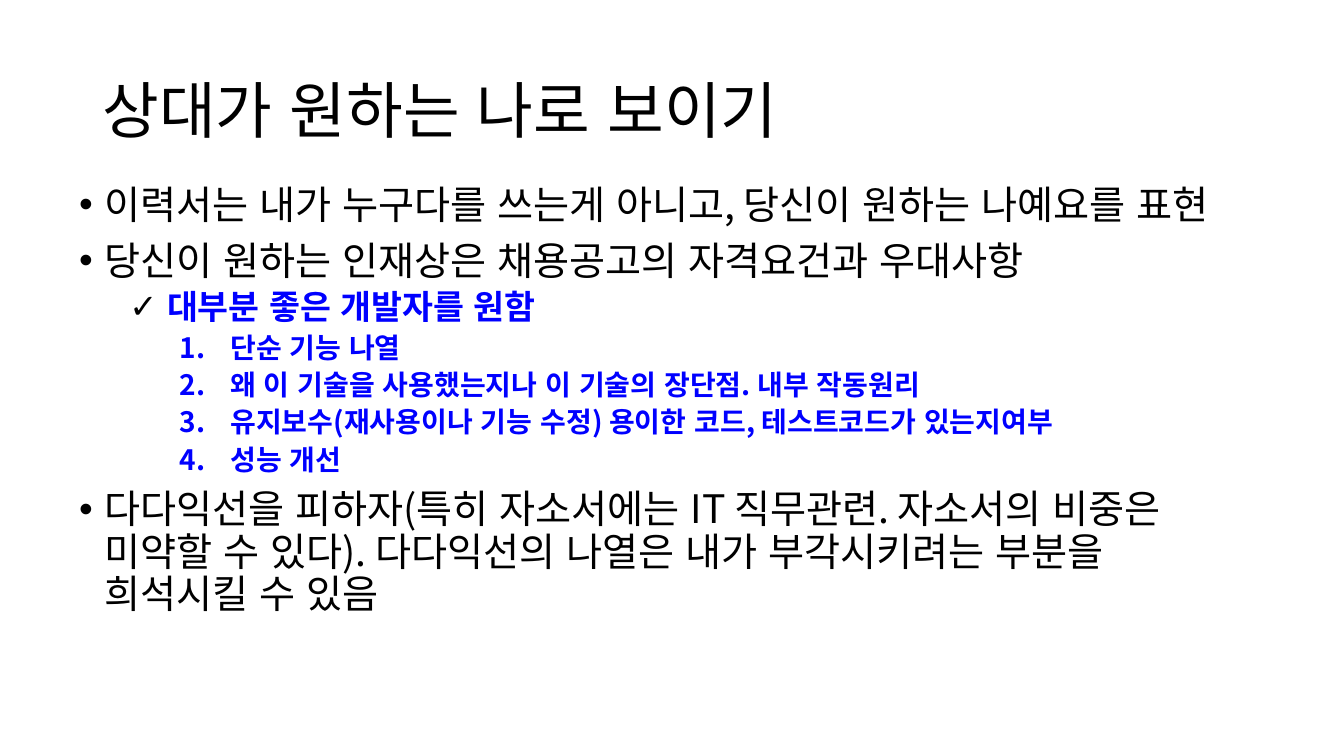
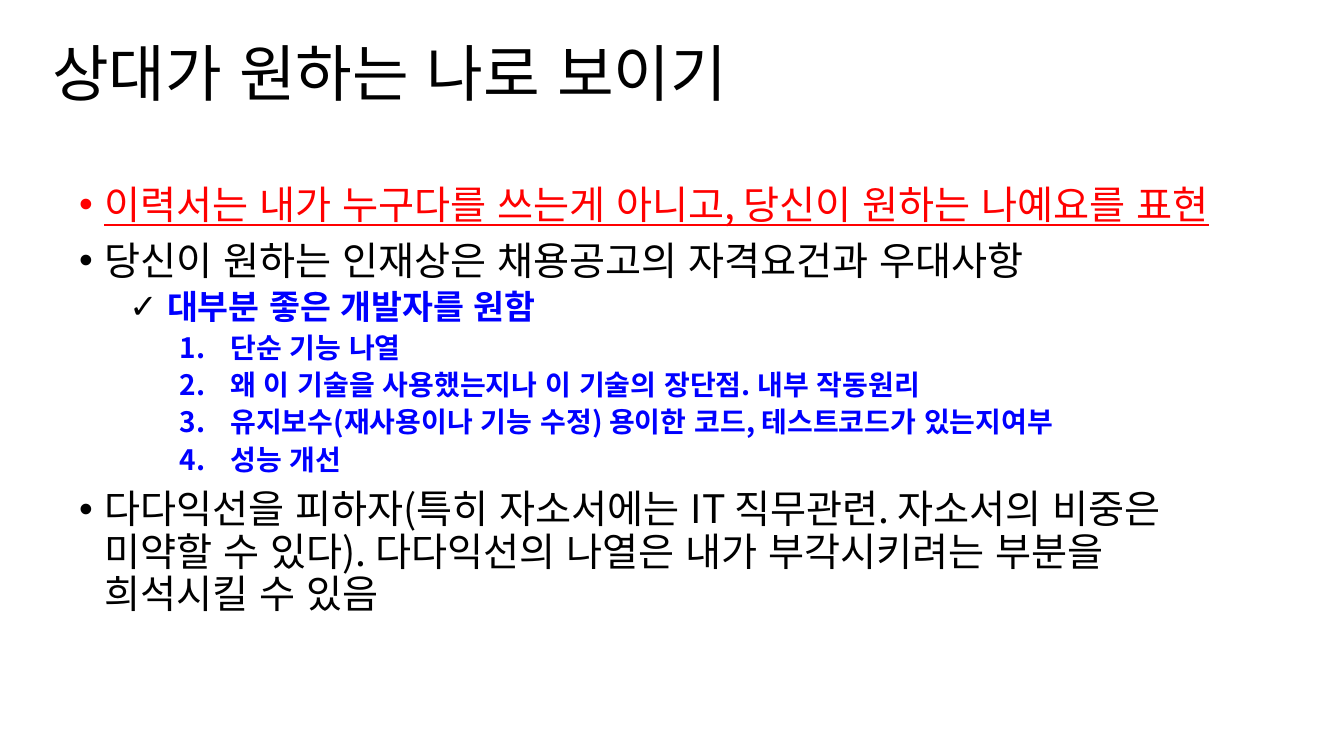
Before and after one commit to yisy0703/ai, a slide deck: slide 1 of 취업/상대가 원하는 나로 보이기.pptx. Drawn at 1344x756 pixels with LibreOffice and Linux fonts; fonts in the diff are those of the drawing. Boxes give left, top, right and bottom in pixels: in the first picture for what was removed or moved away, otherwise in the second. Text is boxed around its words. In the diff, an @@ line names an element or a change of style, - is before the commit and + after.

Commit message:
이력서및포트폴리오

```diff
--- a/취업/상대가 원하는 나로 보이기.pptx
+++ b/취업/상대가 원하는 나로 보이기.pptx
@@ title "상대가 원하는 나로 보이기": place and size @@
-title "상대가 원하는 나로 보이기" at [102,82,778,138]
+title "상대가 원하는 나로 보이기" at [52,45,727,101]
@@ text at [104,186,1209,226]: text colour #000000 to #FF0000, underline on in "이력서는 내가 누구다를 쓰는게 아니고, 당신이 원하는 ..." @@
```
Also in this commit, not shown: 1 other slide changed, 1 other file.
